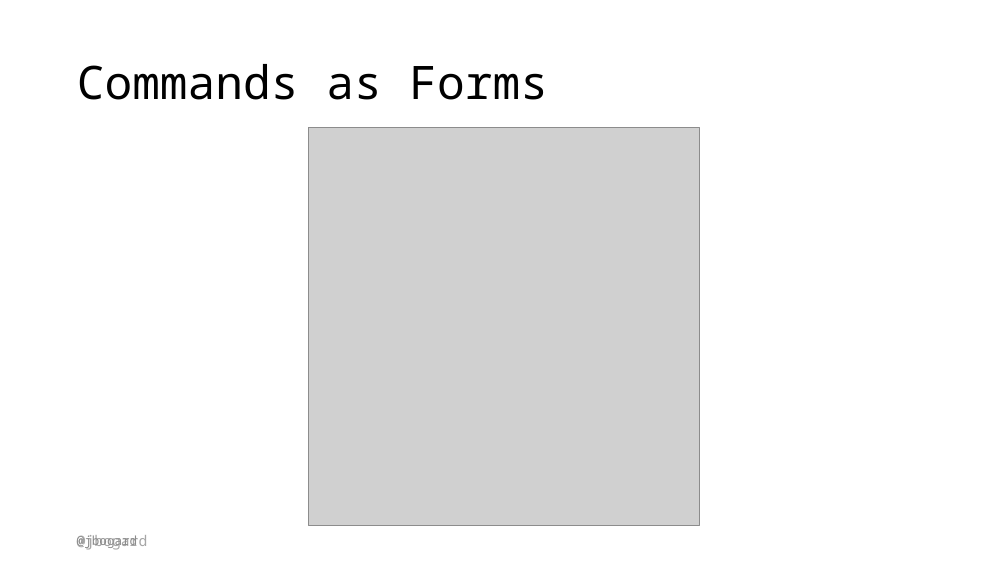
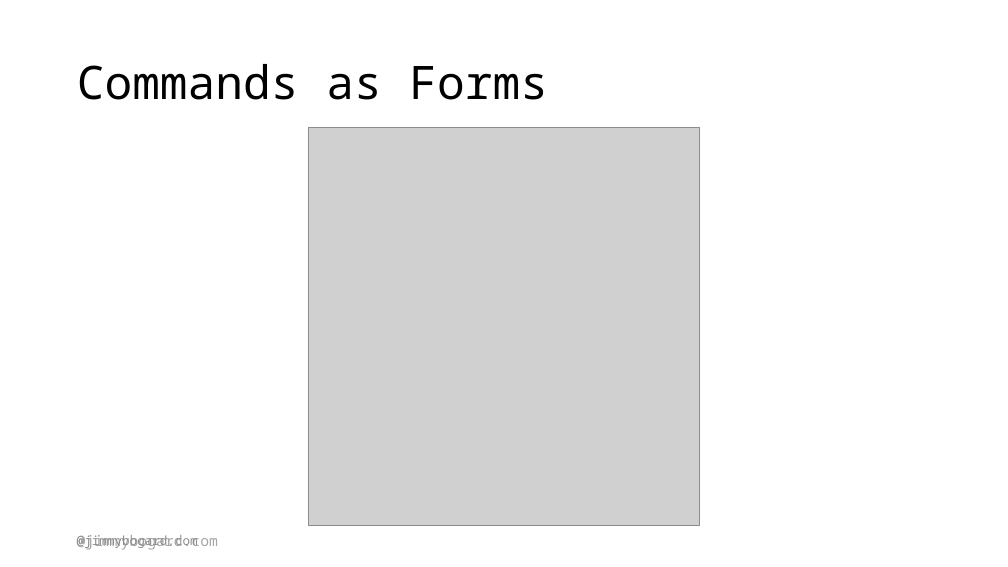
Before and after one commit to jbogard/presentations, a slide deck: slide 57 of ModularizingTheMonolith/ModularizingTheMonolith.pptx. Drawn at 1008x567 pixels with LibreOffice and Linux fonts; fonts in the diff are those of the drawing; grey boxes stand for pictures. Boxes give left, top, right and bottom in pixels: in the first picture for what was removed or moved away, otherwise in the second. Text is boxed around its words. In the diff, an @@ line names an element or a change of style, - is before the commit and + after.

```diff
--- a/ModularizingTheMonolith/ModularizingTheMonolith.pptx
+++ b/ModularizingTheMonolith/ModularizingTheMonolith.pptx
@@ text at (77,535,218,550): text changed @@
-@jbogard
+@jimmybogard.com
@@ text removed at (77,535,137,549) @@
-@jbogard
@@ text added at (77,535,198,549), 14 pt, text #A6A6A6 @@
+@jimmybogard.com
```
Also in this commit, not shown: 63 other slides changed, 1 other file.
